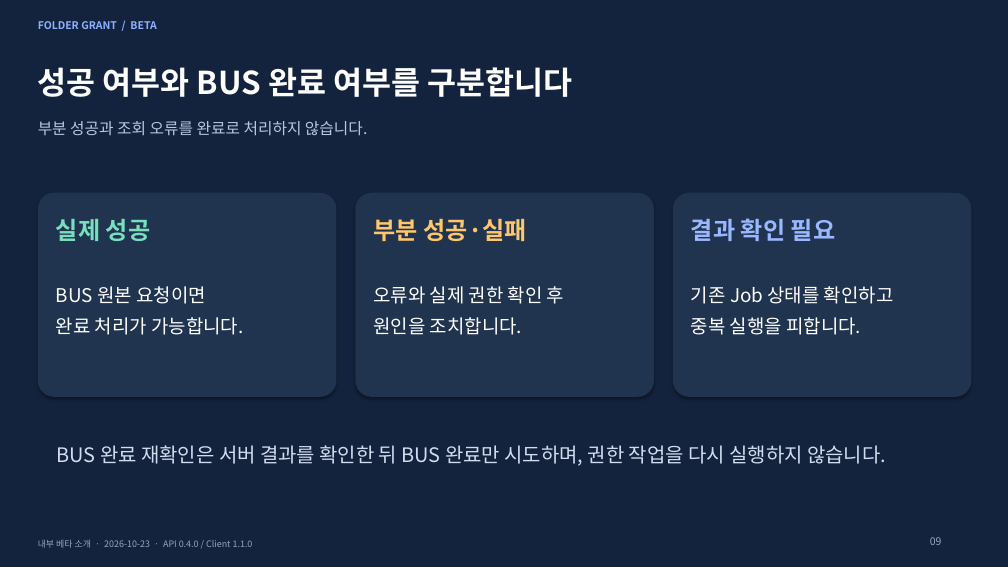
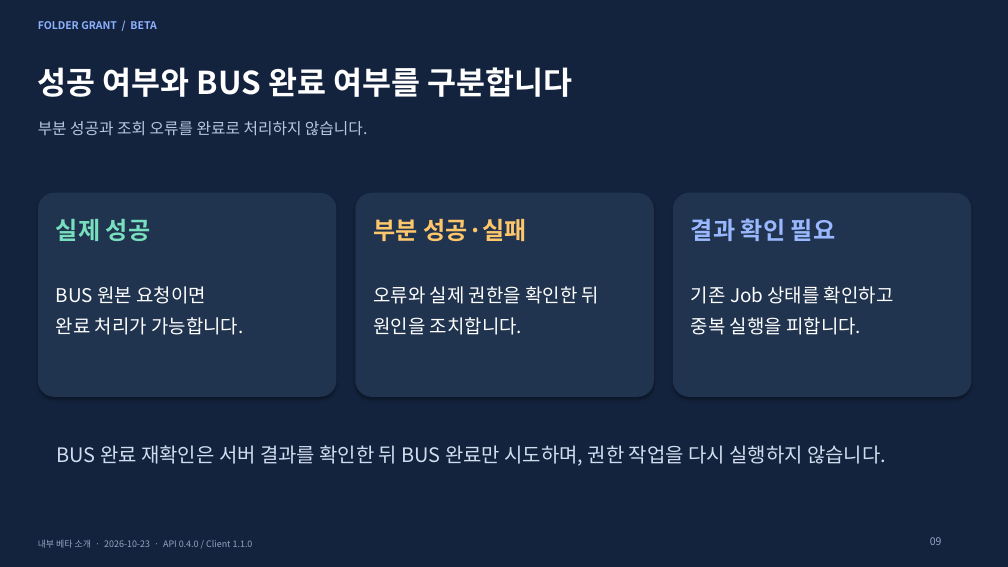
Before and after one commit to Corggi-Kim/Folder-Grant-Tool, a slide deck: slide 9 of docs/Folder_Grant_프로그램_소개서_Beta.pptx. Drawn at 1008x567 pixels with LibreOffice and Linux fonts; fonts in the diff are those of the drawing. Boxes give left, top, right and bottom in pixels: in the first picture for what was removed or moved away, otherwise in the second. Text is boxed around its words. In the diff, an @@ line names an element or a change of style, - is before the commit and + after.

```diff
--- a/docs/Folder_Grant_프로그램_소개서_Beta.pptx
+++ b/docs/Folder_Grant_프로그램_소개서_Beta.pptx
@@ text at box(373, 286, 599, 304): text changed @@
-오류와 실제 권한 확인 후
+오류와 실제 권한을 확인한 뒤
```
Also in this commit, not shown: 13 other slides changed, 2 other files.
